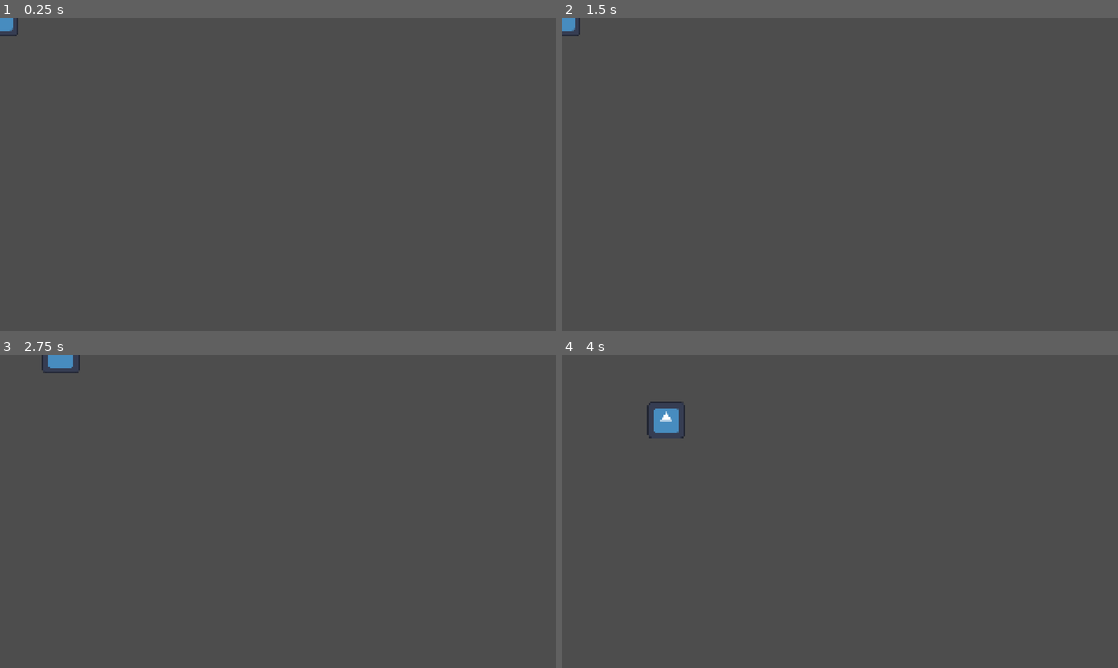
Above: before the commit, frames 1-4 (two rows, left to right).
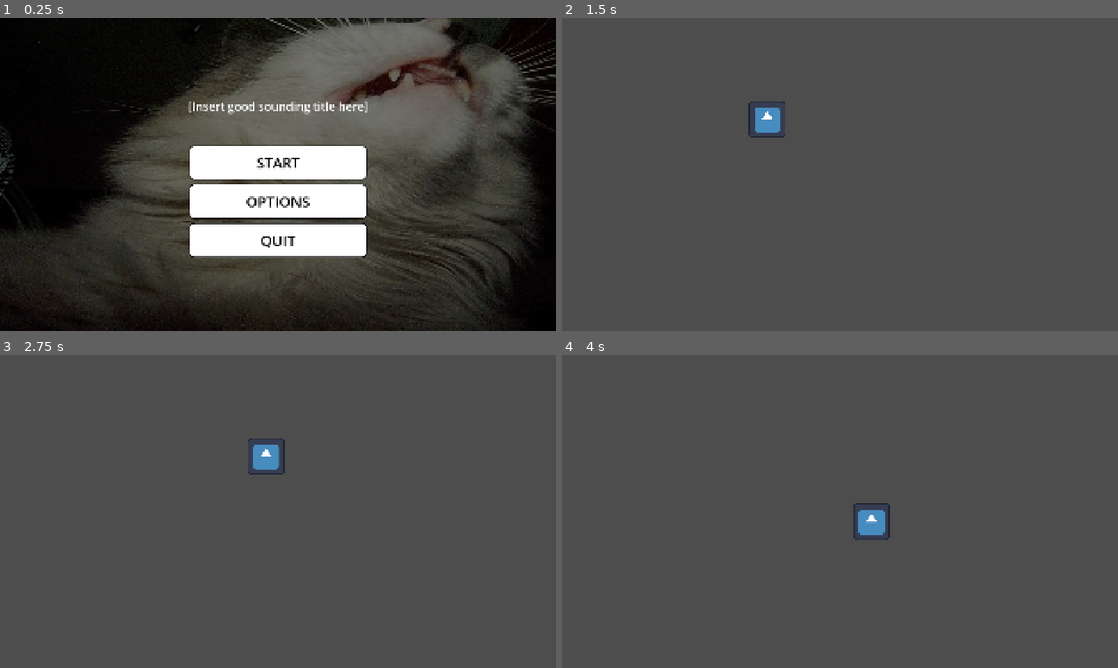
Above: after the commit, the same moments.

Repository: BananerCatter/untitled-roguelike
Game: Godot game, scene res://scenes/main_menu.tscn
Same seed, same stepped clock (60 frames per second), same inputs: the game is played once before the commit and once after it. Before the commit the project starts from res://scenes/main.tscn. The engine's default icon, where the game draws it, is replaced by a stand-in: a white triangle on a blue panel in a dark square.
Inputs (mouse positions are in pixels of both pictures, inside the frame that each line leads up to):
- Up to frame 1 (0.25 s): no input
- Up to frame 2 (1.5 s): click (840, 202) at 0.5 s, where only the run after the commit has a clickable "OPTIONS"; click (840, 161) at 1.25 s, where only the run after the commit has a clickable "START"
- Up to frame 3 (2.75 s): tap Enter at 2 s; move the mouse to (400, 495) at 2.02 s; hold D (right) from 2.03 s (still down); tap Alt at 2.1 s; click (400, 495) at 2.17 s
- Up to frame 4 (4 s): move the mouse to (728, 527) at 2.77 s; release D (right) at 2.78 s; hold S (down) 2.78-3.53 s; tap Shift at 2.85 s; move the mouse to (895, 442) at 3.52 s; hold D (right) from 3.53 s (still down); tap Alt at 3.6 s

The runs differ from the first frame. In frame 1, 81% of the frame differs, in the area x 0-100%, y 0-100%; in frame 2, 0.6%; in frame 3, 0.7%; in frame 4, 1.0%.

Commit message:
main menu

Diff:
--- a/untitled-roguelike/main_menu.tscn
+++ /dev/null
@@ -1,9 +0,0 @@
-[gd_scene format=3 uid="uid://btvceir7hlelx"]
-
-[node name="MainMenu" type="Control" unique_id=1716833484]
-layout_mode = 3
-anchors_preset = 15
-anchor_right = 1.0
-anchor_bottom = 1.0
-grow_horizontal = 2
-grow_vertical = 2
--- a/untitled-roguelike/project.godot
+++ b/untitled-roguelike/project.godot
@@ -11,7 +11,7 @@
 [application]
 
 config/name="untitled-roguelike"
-run/main_scene="uid://cmu2qrnde2at7"
+run/main_scene="uid://umjew73r8h5c"
 config/features=PackedStringArray("4.7", "Forward Plus")
 config/icon="res://icon.svg"
 
--- a/untitled-roguelike/scenes/main.tscn
+++ b/untitled-roguelike/scenes/main.tscn
@@ -1,10 +1,10 @@
 [gd_scene format=3 uid="uid://cmu2qrnde2at7"]
 
 [ext_resource type="PackedScene" uid="uid://bj1pki7ewk2w" path="res://scenes/player.tscn" id="1_o5qli"]
-[ext_resource type="PackedScene" uid="uid://umjew73r8h5c" path="res://scenes/main_menu.tscn" id="2_0wfyh"]
 
 [node name="main" type="Node2D" unique_id=1012450263]
 
 [node name="Player" parent="." unique_id=1112876604 instance=ExtResource("1_o5qli")]
+position = Vector2(709, 350)
 
-[node name="MainMenu" parent="." unique_id=582311429 instance=ExtResource("2_0wfyh")]
+[node name="TileMapLayer" type="TileMapLayer" parent="." unique_id=509946171]
--- a/untitled-roguelike/scenes/main_menu.tscn
+++ b/untitled-roguelike/scenes/main_menu.tscn
@@ -1,4 +1,39 @@
 [gd_scene format=3 uid="uid://umjew73r8h5c"]
+
+[ext_resource type="Script" uid="uid://cuoauyfo28q5u" path="res://scripts/main_menu.gd" id="1_ekxnf"]
+[ext_resource type="Texture2D" uid="uid://ctj4jj32hftae" path="res://assets/img/bg/kity.JPG" id="1_l6cm7"]
+
+[sub_resource type="StyleBoxTexture" id="StyleBoxTexture_b013q"]
+texture = ExtResource("1_l6cm7")
+modulate_color = Color(0.47137535, 0.4713753, 0.4713753, 1)
+
+[sub_resource type="StyleBoxFlat" id="StyleBoxFlat_b013q"]
+bg_color = Color(1, 1, 1, 1)
+border_width_left = 2
+border_width_top = 2
+border_width_right = 2
+border_width_bottom = 2
+border_color = Color(0, 0, 0, 1)
+corner_radius_top_left = 16
+corner_radius_top_right = 16
+corner_radius_bottom_right = 16
+corner_radius_bottom_left = 16
+shadow_size = 3
+
+[sub_resource type="StyleBoxFlat" id="StyleBoxFlat_bqqt6"]
+bg_color = Color(0.71907645, 0.71907645, 0.71907645, 1)
+border_width_left = 2
+border_width_top = 2
+border_width_right = 2
+border_width_bottom = 2
+border_color = Color(0, 0, 0, 1)
+corner_radius_top_left = 16
+corner_radius_top_right = 16
+corner_radius_bottom_right = 16
+corner_radius_bottom_left = 16
+shadow_size = 3
+
+[sub_resource type="StyleBoxEmpty" id="StyleBoxEmpty_l6cm7"]
 
 [node name="MainMenu" type="Control" unique_id=582311429]
 layout_mode = 3
@@ -7,8 +42,81 @@
 anchor_bottom = 1.0
 grow_horizontal = 2
 grow_vertical = 2
+script = ExtResource("1_ekxnf")
 
-[node name="Control" type="Control" parent="." unique_id=686705495]
-anchors_preset = 0
-offset_right = 40.0
-offset_bottom = 40.0
+[node name="Panel" type="Panel" parent="." unique_id=1347994552]
+layout_mode = 1
+anchors_preset = 15
+anchor_right = 1.0
+anchor_bottom = 1.0
+grow_horizontal = 2
+grow_vertical = 2
+theme_override_styles/panel = SubResource("StyleBoxTexture_b013q")
+
+[node name="Buttons" type="VBoxContainer" parent="." unique_id=1499946752]
+layout_mode = 1
+anchors_preset = 8
+anchor_left = 0.5
+anchor_top = 0.5
+anchor_right = 0.5
+anchor_bottom = 0.5
+offset_left = -306.5
+offset_top = -99.0
+offset_right = 306.5
+offset_bottom = 286.75
+grow_horizontal = 2
+grow_vertical = 2
+theme_override_constants/separation = 16
+
+[node name="Start" type="Button" parent="Buttons" unique_id=1463204643]
+layout_mode = 2
+size_flags_vertical = 3
+theme_override_colors/font_color = Color(0, 0, 0, 1)
+theme_override_colors/icon_hover_color = Color(0.99999994, 0.12457112, 0.08649365, 1)
+theme_override_font_sizes/font_size = 50
+theme_override_styles/normal = SubResource("StyleBoxFlat_b013q")
+theme_override_styles/hover = SubResource("StyleBoxFlat_bqqt6")
+theme_override_styles/focus = SubResource("StyleBoxEmpty_l6cm7")
+text = "START"
+
+[node name="Options" type="Button" parent="Buttons" unique_id=573146599]
+layout_mode = 2
+size_flags_vertical = 3
+theme_override_colors/font_color = Color(0, 0, 0, 1)
+theme_override_colors/icon_hover_color = Color(0.99999994, 0.12457112, 0.08649365, 1)
+theme_override_font_sizes/font_size = 50
+theme_override_styles/normal = SubResource("StyleBoxFlat_b013q")
+theme_override_styles/hover = SubResource("StyleBoxFlat_bqqt6")
+theme_override_styles/focus = SubResource("StyleBoxEmpty_l6cm7")
+text = "OPTIONS"
+
+[node name="Quit" type="Button" parent="Buttons" unique_id=1621200511]
+layout_mode = 2
+size_flags_vertical = 3
+theme_override_colors/font_color = Color(0, 0, 0, 1)
+theme_override_colors/icon_hover_color = Color(0.99999994, 0.12457112, 0.08649365, 1)
+theme_override_font_sizes/font_size = 50
+theme_override_styles/normal = SubResource("StyleBoxFlat_b013q")
+theme_override_styles/hover = SubResource("StyleBoxFlat_bqqt6")
+theme_override_styles/focus = SubResource("StyleBoxEmpty_l6cm7")
+text = "QUIT"
+
+[node name="Label" type="Label" parent="." unique_id=1946236591]
+layout_mode = 1
+anchors_preset = 8
+anchor_left = 0.5
+anchor_top = 0.5
+anchor_right = 0.5
+anchor_bottom = 0.5
+offset_left = -310.0
+offset_top = -263.0
+offset_right = 310.0
+offset_bottom = -208.0
+grow_horizontal = 2
+grow_vertical = 2
+theme_override_font_sizes/font_size = 40
+text = "[Insert good sounding title here]"
+
+[connection signal="pressed" from="Buttons/Start" to="." method="_on_start_pressed"]
+[connection signal="pressed" from="Buttons/Options" to="." method="_on_options_pressed"]
+[connection signal="pressed" from="Buttons/Quit" to="." method="_on_quit_pressed"]
--- a/untitled-roguelike/scenes/player.tscn
+++ b/untitled-roguelike/scenes/player.tscn
@@ -1,7 +1,7 @@
 [gd_scene format=3 uid="uid://bj1pki7ewk2w"]
 
 [ext_resource type="Texture2D" uid="uid://dtacd5ompcr4w" path="res://icon.svg" id="1_3vyb7"]
-[ext_resource type="Script" uid="uid://ctvnrgd2he8u8" path="res://scenes/player.gd" id="1_g2els"]
+[ext_resource type="Script" uid="uid://ctvnrgd2he8u8" path="res://scripts/player.gd" id="1_g2els"]
 
 [sub_resource type="SpriteFrames" id="SpriteFrames_b013q"]
 animations = [{
--- /dev/null
+++ b/untitled-roguelike/scripts/main_menu.gd
@@ -0,0 +1,23 @@
+extends Control
+
+
+# Called when the node enters the scene tree for the first time.
+func _ready() -> void:
+	pass # Replace with function body.
+
+
+# Called every frame. 'delta' is the elapsed time since the previous frame.
+func _process(_delta: float) -> void:
+	pass
+
+
+func _on_start_pressed() -> void:
+	get_tree().change_scene_to_file("res://scenes/main.tscn") # Replace with function body.
+
+
+func _on_options_pressed() -> void:
+	print("options") # Replace with function body.
+
+
+func _on_quit_pressed() -> void:
+	get_tree().quit() # Replace with function body.
--- a/untitled-roguelike/scenes/player.gd
+++ b/untitled-roguelike/scripts/player.gd
@@ -5,7 +5,8 @@
 func get_input():
 	var direction = Input.get_vector("left", "right", "up", "down")
 	velocity = direction*speed
-func _physics_process(delta: float) -> void:
+
+func _physics_process(_delta: float) -> void:
 	# Add the gravity.
 	get_input()
 
Binary file added: untitled-roguelike/assets/img/bg/kity.JPG
Not shown, added: untitled-roguelike/assets/img/bg/kity.JPG.import
Not shown, added: untitled-roguelike/scripts/main_menu.gd.uid
Renamed: untitled-roguelike/scenes/player.gd.uid -> untitled-roguelike/scripts/player.gd.uid
